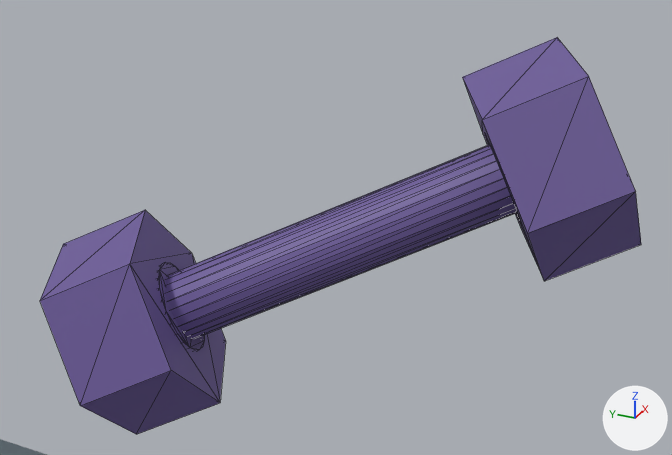
An edit to the glTF model app/modelos/b/rotacion_lado.glb, drawn before and after from the same camera.
Both versions are drawn from a 50 mm lens placed at (-0.6885, -0.339, 1.0392), pointed at (-0.4456, -0.2297, 0.9177). Lighting does not change. The marker at lower right points along +X, +Y and +Z. The first picture is the older version. Mesh edges are drawn as thin lines on the coarser meshes. Where no turn or scale is listed for an object, it has been applied to the vertices. Vertices at exactly the same position are counted once.

The older version as bpy lines, for what is in view:
```python
me_mancuerna = bpy.data.meshes.new('mancuerna')
me_mancuerna.from_pydata(...)  # 168 vertices, 316 faces; spans x -0.512..-0.389, y -0.319..-0.146, z 0.854..0.976
me_mancuerna.materials.append(mat_prop_weight)  # purple #6b5999
ob_mancuerna_malla = bpy.data.objects.new('mancuerna_malla', me_mancuerna)
ob_mancuerna_malla.location = (0.0, 0.0, 0.0)
```
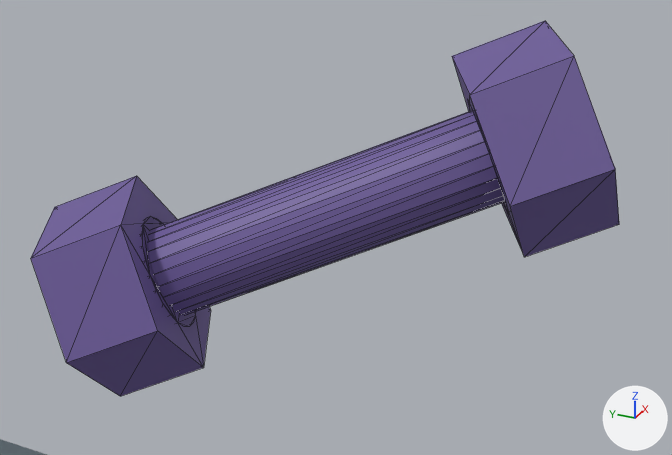
What differs and where, as boxes [x1, y1, x2, y2] in the pictures (672 x 455 px; the box of a moved part takes in the faces that stretch with it):
'mancuerna_malla', reshaped
    before: [40, 37, 641, 435]
    after: [31, 21, 619, 396]
part 1 of me_mancuerna, moved or reshaped
    before: [165, 145, 517, 338]
    after: [148, 111, 504, 315]
part 2 of me_mancuerna, moved or reshaped
    before: [40, 210, 226, 435]
    after: [31, 176, 211, 396]
part 3 of me_mancuerna, moved or reshaped
    before: [160, 263, 204, 349]
    after: [142, 216, 194, 326]
part 4 of me_mancuerna, moved or reshaped
    before: [462, 37, 641, 281]
    after: [452, 21, 619, 257]
part 5 of me_mancuerna, moved or reshaped (not visible afterwards)
    before: [485, 134, 522, 225]

The change, as a diff of the scene's bpy script:
```diff
--- a/app/modelos/b/rotacion_lado.glb.py
+++ b/app/modelos/b/rotacion_lado.glb.py
@@ me_mancuerna @@
 # used by ob_mancuerna_malla; location = (0.0, 0.0, 0.0)
-me_mancuerna.from_pydata(...)  # 168 vertices, 316 faces; spans x -0.512..-0.389, y -0.319..-0.146, z 0.854..0.976
+me_mancuerna.from_pydata(...)  # 168 vertices, 316 faces; spans x -0.506..-0.381, y -0.312..-0.138, z 0.862..0.979
+# me_mancuerna part 1: the loose piece of 48 vertices spanning x -0.484..-0.418, y -0.288..-0.178, z 0.881..0.948 is multiplied about its middle by the matrix ((1.306, 0.115, -0.028), (0.121, 1.106, 0.075), (-0.078, 0.156, 1.307)), then moved by (0.007, 0.008, 0.005)
+# me_mancuerna part 2: the loose piece of 12 vertices spanning x -0.512..-0.442, y -0.204..-0.146, z 0.854..0.921 is multiplied about its middle by the matrix ((1.0, -0.003, 0.021), (0.003, 0.999, -0.035), (-0.021, 0.035, 0.999)), then moved by (0.007, 0.009, 0.008)
+# me_mancuerna part 3: the loose piece of 48 vertices spanning x -0.487..-0.458, y -0.196..-0.176, z 0.878..0.907 is multiplied about its middle by the matrix ((1.26, -0.003, 0.026), (0.004, 1.259, -0.044), (-0.026, 0.044, 1.259)), then moved by (0.007, 0.008, 0.008)
+# me_mancuerna part 4: the loose piece of 12 vertices spanning x -0.459..-0.389, y -0.319..-0.261, z 0.909..0.976 is moved by (0.008, 0.007, 0.003)
+# me_mancuerna part 5: the loose piece of 48 vertices spanning x -0.444..-0.415, y -0.289..-0.269, z 0.923..0.952 is scaled about its middle by (1.26, 1.21, 1.28), then moved by (0.008, 0.007, 0.003)
 me_mancuerna.materials.append(mat_prop_weight)
```
